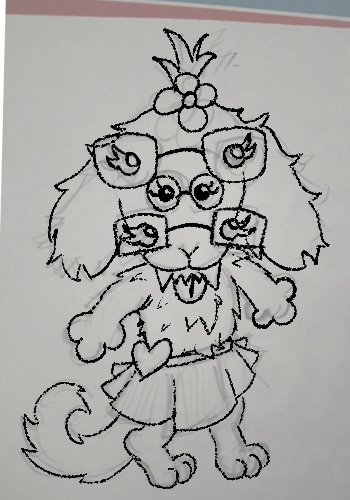
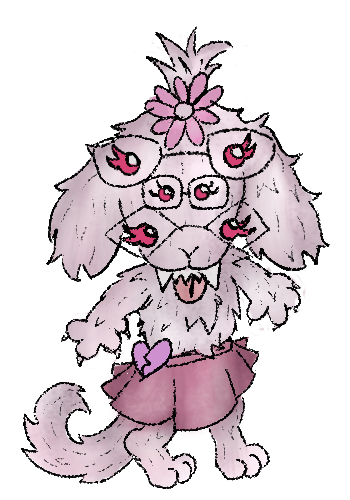
Layers edited between the first and the second 350 x 500 image:
added layer "Versión 3" above "Versión 2" over [61, 26, 301, 378]
hid "Versión 1", painted on it over [66, 27, 297, 364]
renamed "Capa 5" to "Base", painted on it over [21, 27, 331, 489]
added layer "Capa 15" above "Capa 14" over [22, 29, 327, 489]
hid "Capa 1", opacity 55% → 100% over [0, 0, 350, 500]
hid "Capa 0" over [0, 0, 350, 500]
